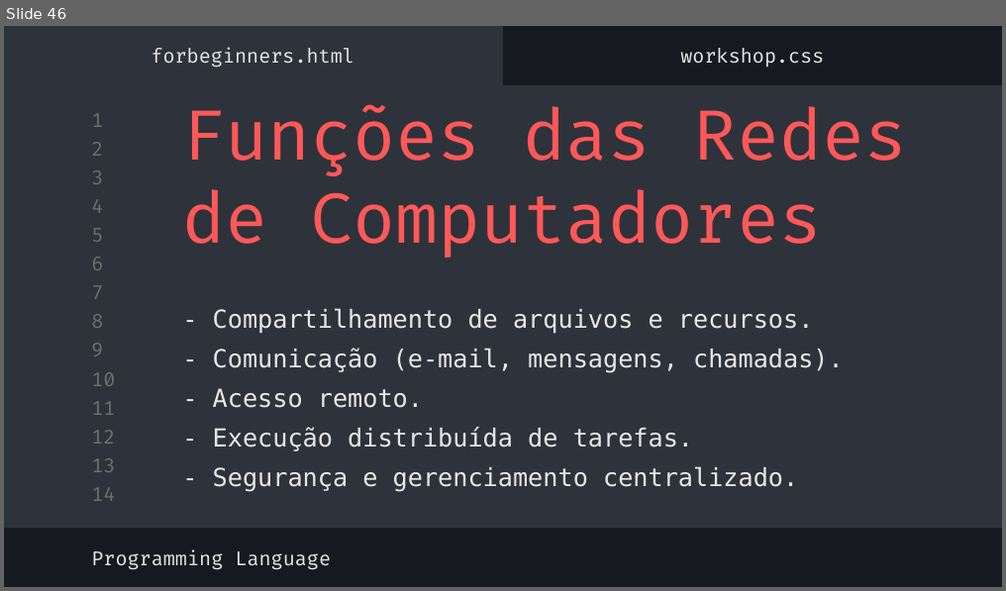
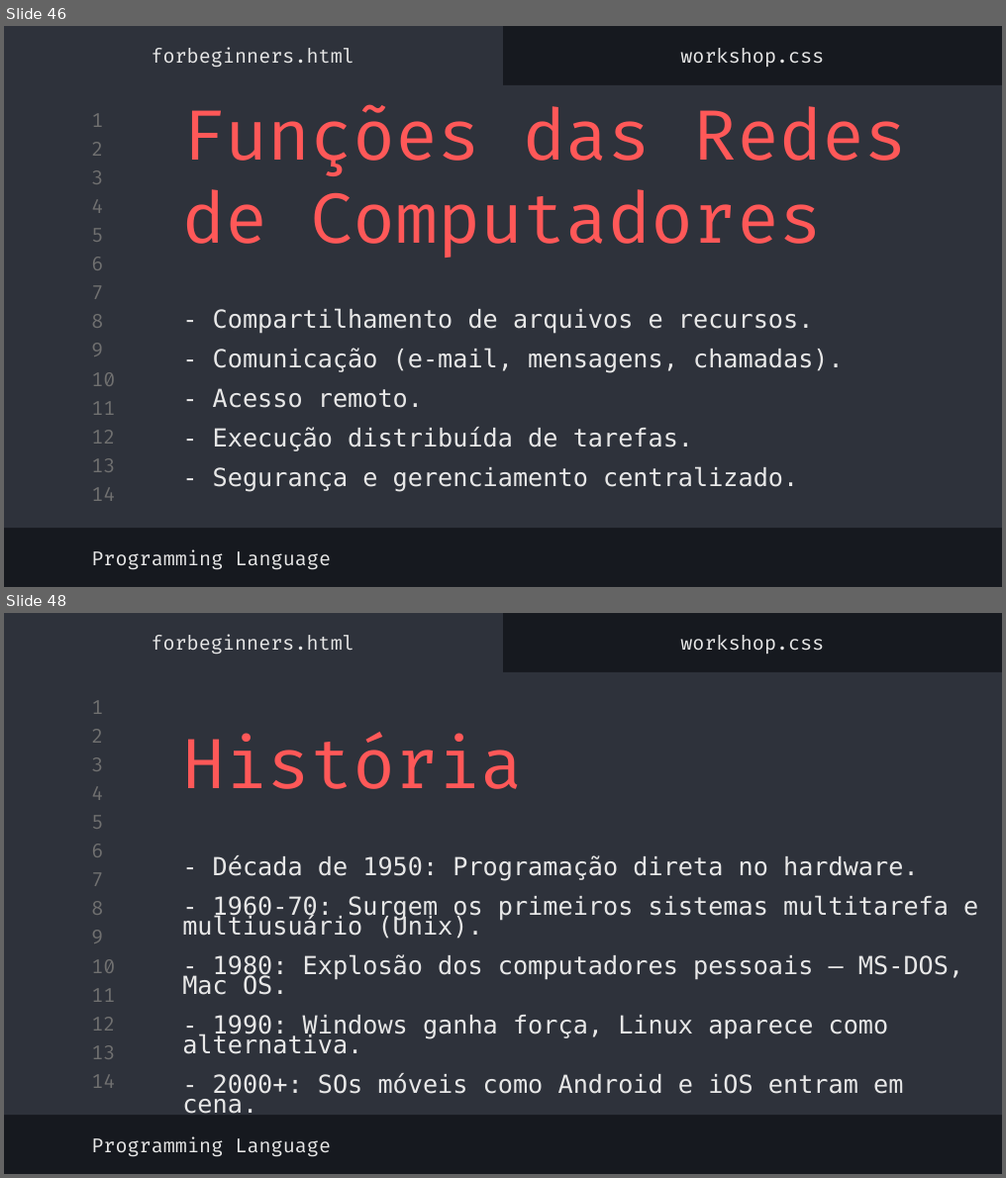
Before and after one commit to MatheusgMoreira/logica_programacao, a slide deck: lógica_de_programação.pptx. Shown one above the other, each under a label of ours: slide 46 before the commit, slides 46 and 48 after it; the slides between them are not shown. The pictures are 1006x591 and 1006x1178 pixels, drawn with LibreOffice and Linux fonts; fonts in the diff are those of the drawing. Boxes give left, top, right and bottom in pixels: in the first picture for what was removed or moved away, otherwise in the second. Text is boxed around its words. In the diff, an @@ line names an element or a change of style, - is before the commit and + after.

```diff
--- a/lógica_de_programação.pptx
+++ b/lógica_de_programação.pptx
@@ slide 48 added at <box>4,613,1002,1174</box>, background #16191F; not listed: 16 template elements that a slide beside it also shows @@
@@ subtitle added at <box>152,635,354,655</box>, 14 pt, text #E7E7E7 @@
+forbeginners.html
@@ subtitle added at <box>680,635,824,654</box>, 14 pt, text #E7E7E7 @@
+workshop.css
@@ title added at <box>182,733,523,789</box>, 50 pt, text #FF5858 @@
+História
@@ title added at <box>182,856,978,1114</box>, 18 pt, text #E7E7E7 @@
+- Década de 1950: Programação direta no hardware.
+- 1960-70: Surgem os primeiros sistemas multitarefa e multiusuário (Unix).
+- 1980: Explosão dos computadores pessoais – MS-DOS, Mac OS.
+- 1990: Windows ganha força, Linux aparece como alternativa.
+- 2000+: SOs móveis como Android e iOS entram em cena.
@@ subtitle added at <box>91,1137,331,1157</box>, 14 pt, text #E7E7E7 @@
+Programming Language
```
Also in this commit, not shown: 6 other slides added, 1 slide removed.
